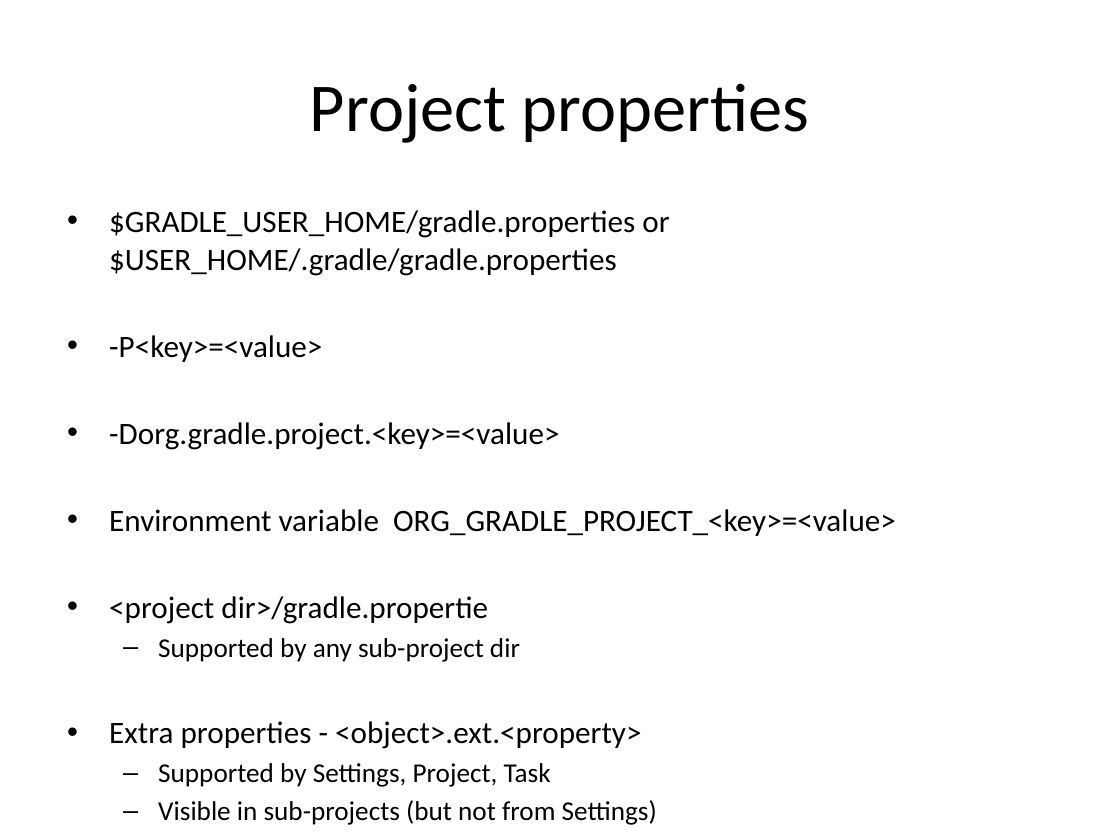
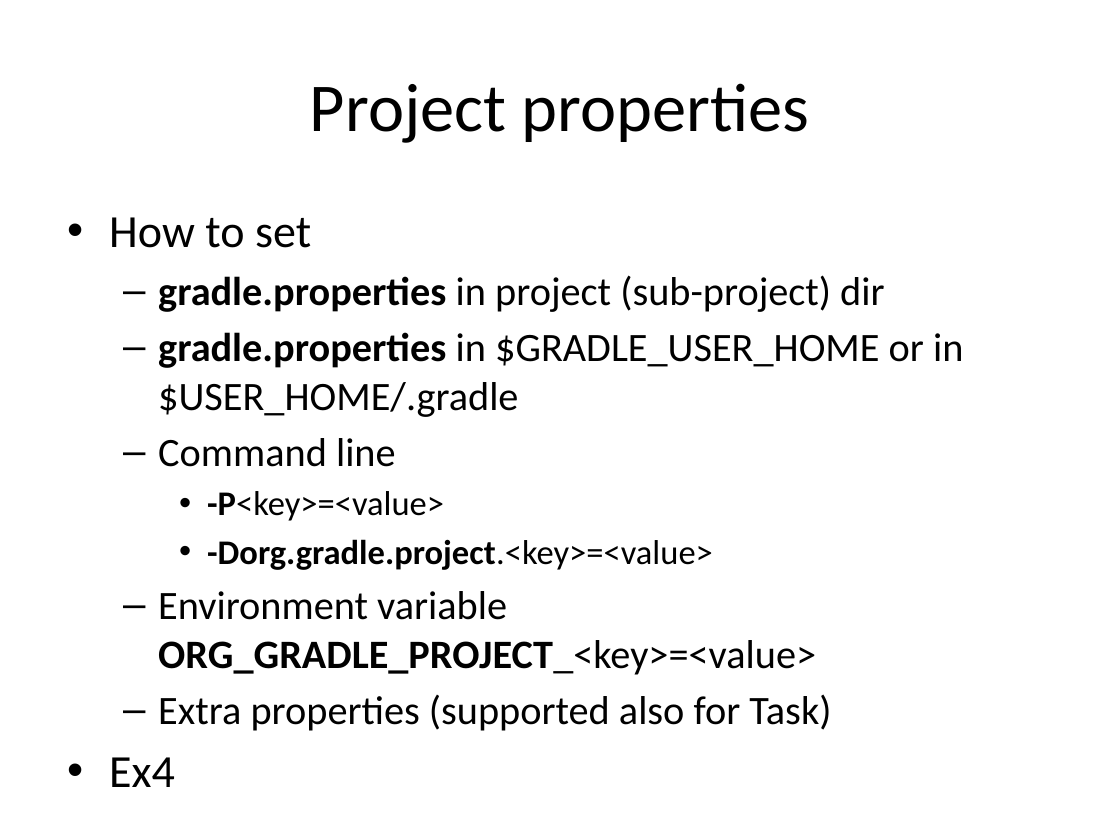
Before and after one commit to alaczynski/gradle-intoducion, a slide deck: slide 13 of Introduction to Gradle.pptx (slide 11 before the commit). Drawn at 1120x840 pixels with LibreOffice and Linux fonts; fonts in the diff are those of the drawing. Boxes give left, top, right and bottom in pixels: in the first picture for what was removed or moved away, otherwise in the second. Text is boxed around its words. In the diff, an @@ line names an element or a change of style, - is before the commit and + after.

Commit message:
improve properties ex and slides

```diff
--- a/Introduction to Gradle.pptx
+++ b/Introduction to Gradle.pptx
@@ text at (109,217,963,467): text changed; size 20 to 25.9 pt @@
-• $GRADLE_USER_HOME/gradle.properties or $USER_HOME/.gradle/gradle.properties
+• How to set
+  – gradle.properties in project (sub-project) dir
+  – gradle.properties in $GRADLE_USER_HOME or in $USER_HOME/.gradle
+  – Command line
@@ text at (158,491,816,675): size 20 to 22.2 pt in "-P<key>=<value>", "-Dorg.gradle.project.<key>=<value>"; bold on in "-P<key>=<value>", "-Dorg.gradle.project.<key>=<value>", "ORG_GRADLE_PROJECT_<key>=<value>"; size 20 to 25.9 pt in "Environment variable ORG_GRADLE_PROJECT_<key>=<value>"; list level 1 to 3 in "-P<key>=<value>"; list level 1 to 3 in "-Dorg.gradle.project.<key>=<value>"; bullet • to –; list level 1 to 2 in "Environment variable ORG_GRADLE_PROJECT_<key>=<value>" @@
@@ text at (158,694,831,731): text changed; size 17.5 to 25.9 pt @@
-• <project dir>/gradle.propertie
-  – Supported by any sub-project dir
-• Extra properties - <object>.ext.<property>
-  – Supported by Settings, Project, Task
-  – Visible in sub-projects (but not from Settings)
+  – Extra properties (supported also for Task)
+• Ex4
```
Also in this commit, not shown: 2 other slides changed, 1 slide added, 10 other files.
